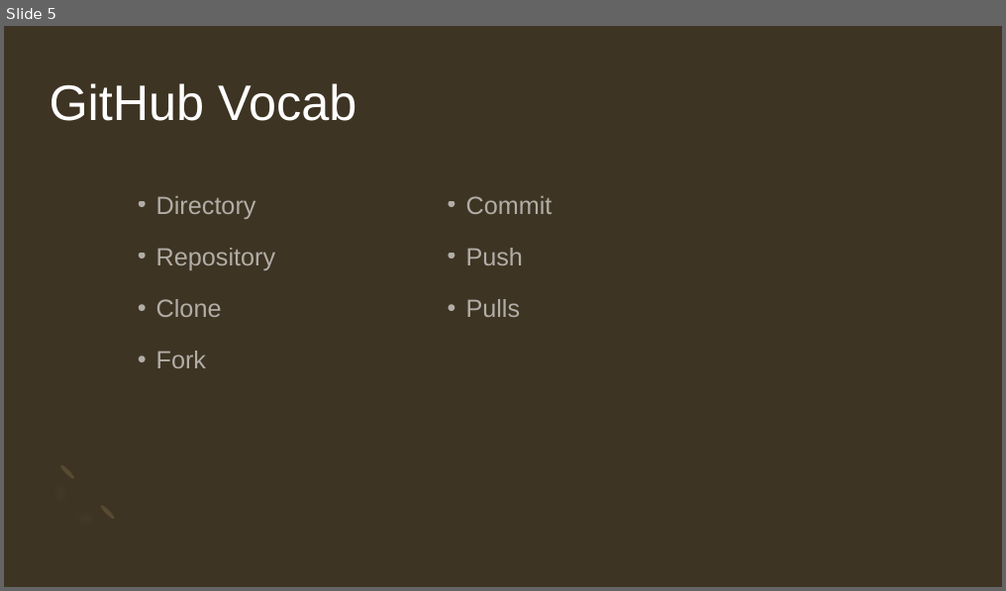
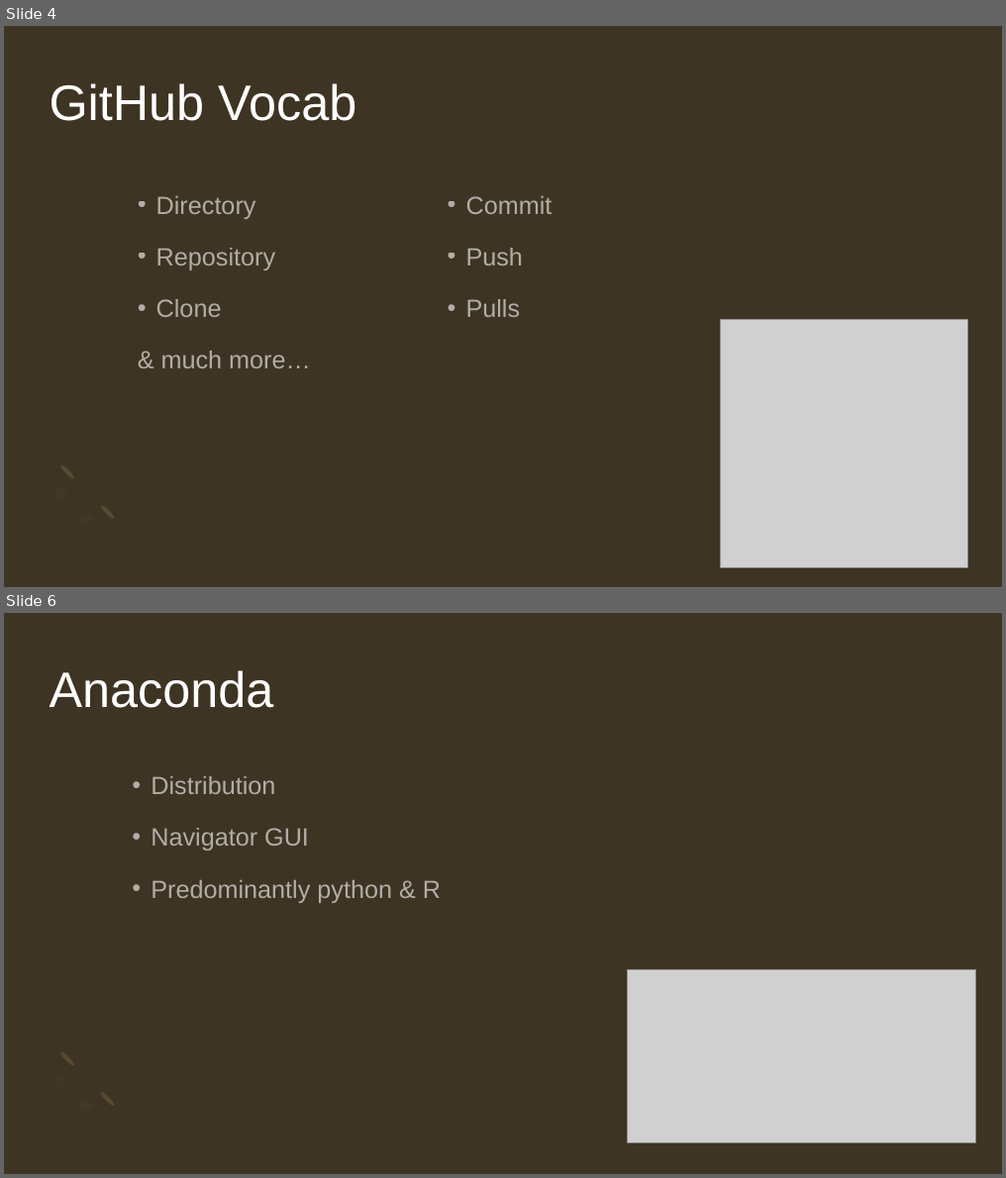
Before and after one commit to JoanneStasiak/JupyterNotebook, a slide deck: Github and jupyter.pptx. Shown one above the other, each under a label of ours: slide 5 before the commit, slides 4 and 6 after it; the slides between them are not shown. The pictures are 1006x591 and 1006x1178 pixels, drawn with LibreOffice and Linux fonts; fonts in the diff are those of the drawing; grey boxes stand for pictures. Boxes give left, top, right and bottom in pixels: in the first picture for what was removed or moved away, otherwise in the second. Text is boxed around its words. In the diff, an @@ line names an element or a change of style, - is before the commit and + after.

```diff
--- a/Github and jupyter.pptx
+++ b/Github and jupyter.pptx
@@ slide 6 added at box(4, 613, 1002, 1174), background #3E3423; not listed: 3 template elements that a slide beside it also shows @@
@@ title added at box(50, 670, 274, 708), 48 pt, text #FFFFFF @@
+Anaconda
@@ text added at box(151, 776, 441, 903), 24 pt, text #FFFFFF at 60% opacity @@
+• Distribution
+• Navigator GUI
+• Predominantly python & R
@@ picture added at box(628, 969, 976, 1143) @@
@@ what was slide 5 is now slide 4 @@
@@ slide 4 changed as well @@
@@ picture added at box(721, 319, 968, 568) @@
@@ text at box(161, 351, 311, 369): text changed @@
-• Fork
+& much more…
```
Also in this commit, not shown: 5 other slides changed, 2 other slides added, 1 slide removed.
